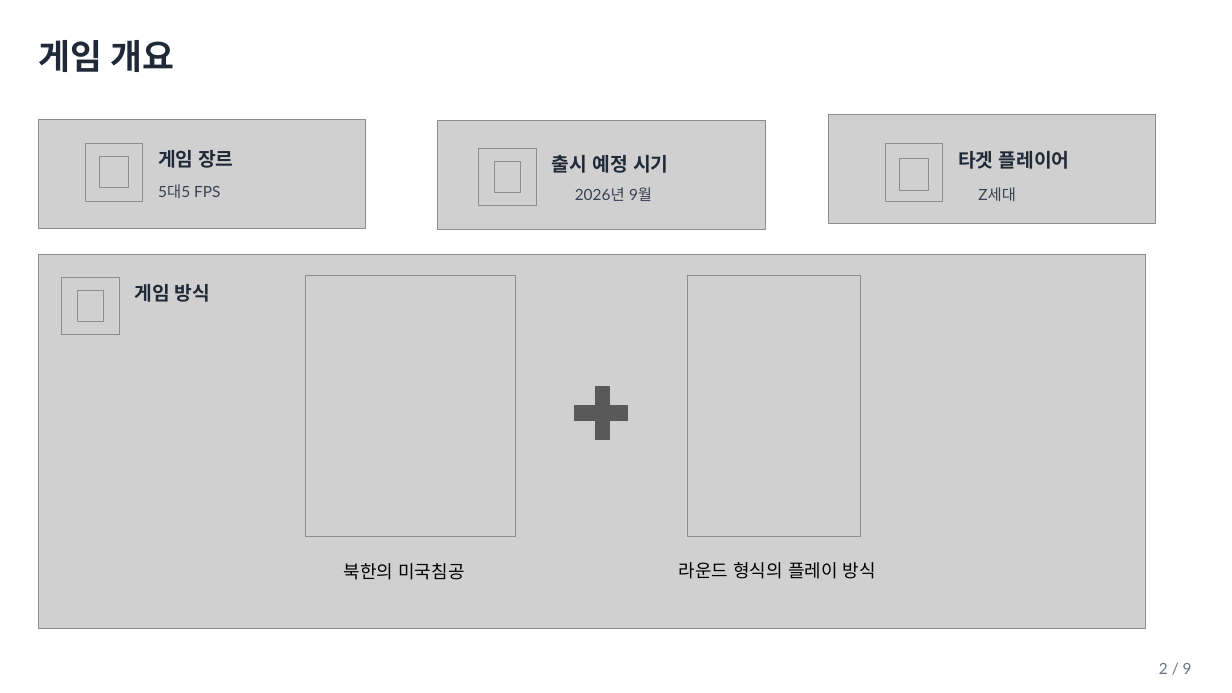
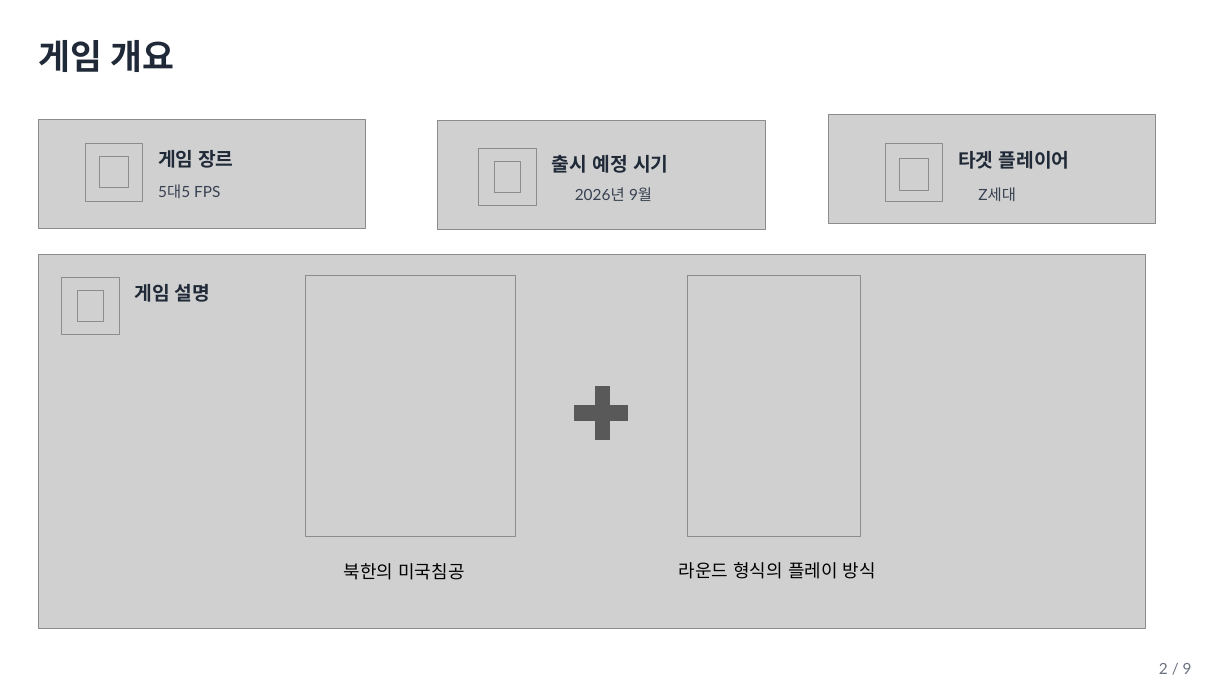
Before and after one commit to yunseo0129/2025_CapstoneGame, a slide deck: slide 2 of Design/종합설계기획.pptx. Drawn at 1232x693 pixels with LibreOffice and Linux fonts; fonts in the diff are those of the drawing; grey boxes stand for pictures; background and template pictures are left out. Boxes give left, top, right and bottom in pixels: in the first picture for what was removed or moved away, otherwise in the second. Text is boxed around its words. In the diff, an @@ line names an element or a change of style, - is before the commit and + after.

```diff
--- a/Design/종합설계기획.pptx
+++ b/Design/종합설계기획.pptx
@@ text at <box>135,284,210,302</box>: text changed @@
-게임 방식
+게임 설명
```
Also in this commit, not shown: 8 other slides changed, 2 slides added, 2 slides removed.
